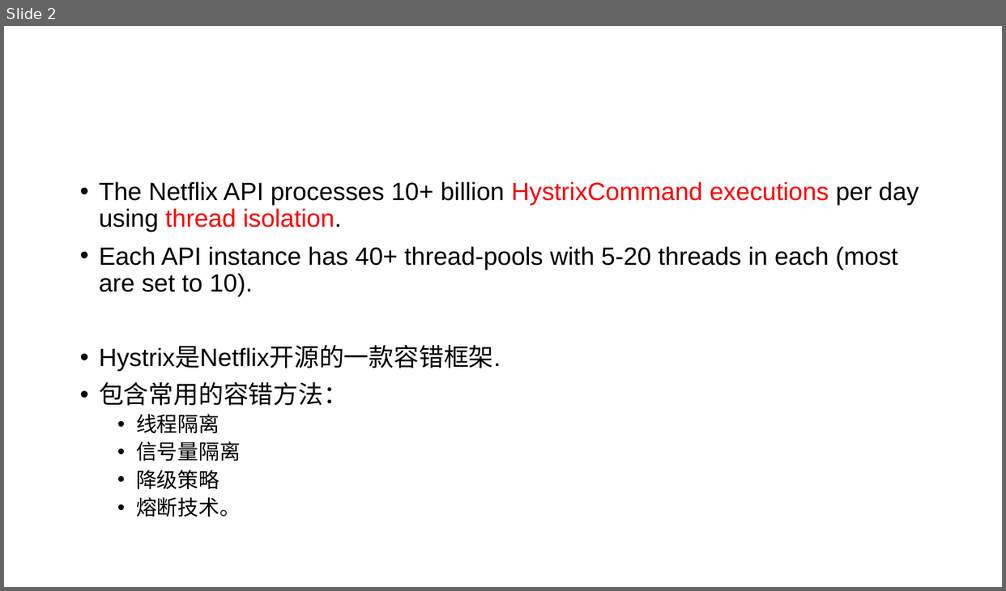
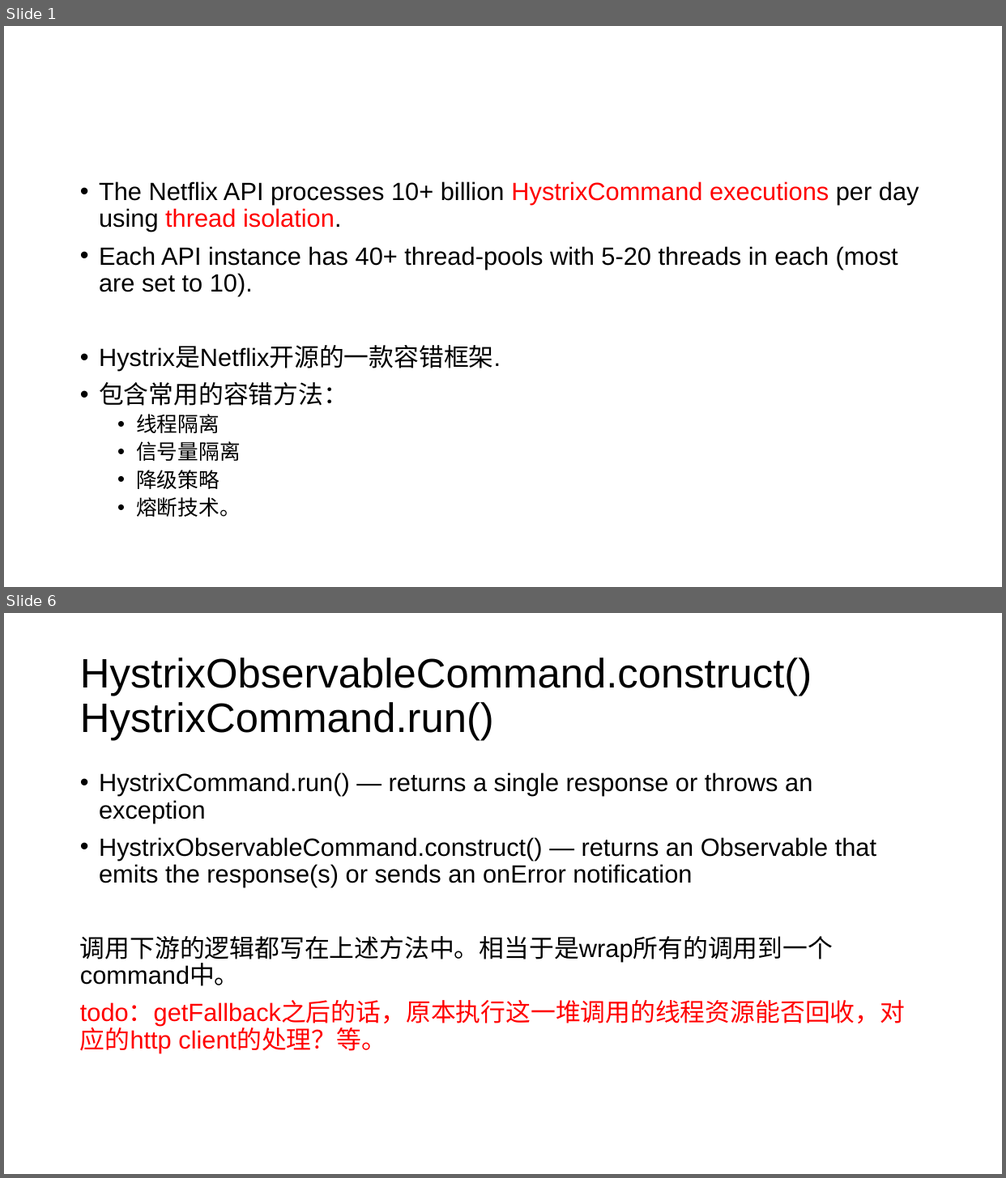
Before and after one commit to zy475459736/progress, a slide deck: springboot/hystrix/hystrix.pptx. Shown one above the other, each under a label of ours: slide 2 before the commit, slides 1 and 6 after it; the slides between them are not shown. The pictures are 1006x591 and 1006x1178 pixels, drawn with LibreOffice and Linux fonts; fonts in the diff are those of the drawing. Boxes give left, top, right and bottom in pixels: in the first picture for what was removed or moved away, otherwise in the second. Text is boxed around its words. In the diff, an @@ line names an element or a change of style, - is before the commit and + after.

Commit message:
hystrix ppt

```diff
--- a/springboot/hystrix/hystrix.pptx
+++ b/springboot/hystrix/hystrix.pptx
@@ slide 6 added at [4, 613, 1002, 1174], background #FFFFFF @@
@@ title added at [80, 658, 812, 741], 39.6 pt, text #000000 @@
+HystrixObservableCommand.construct()
+HystrixCommand.run()
@@ text added at [80, 773, 905, 1054], 24 pt, text #000000 @@
+• HystrixCommand.run() — returns a single response or throws an exception
+• HystrixObservableCommand.construct() — returns an Observable that emits the response(s) or sends an onError notification
+调用下游的逻辑都写在上述方法中。相当于是wrap所有的调用到一个command中。
+todo：getFallback之后的话，原本执行这一堆调用的线程资源能否回收，对应的http client的处理？等。
@@ what was slide 2 is now slide 1 @@
```
Also in this commit, not shown: 22 other slides added, 1 slide removed.
